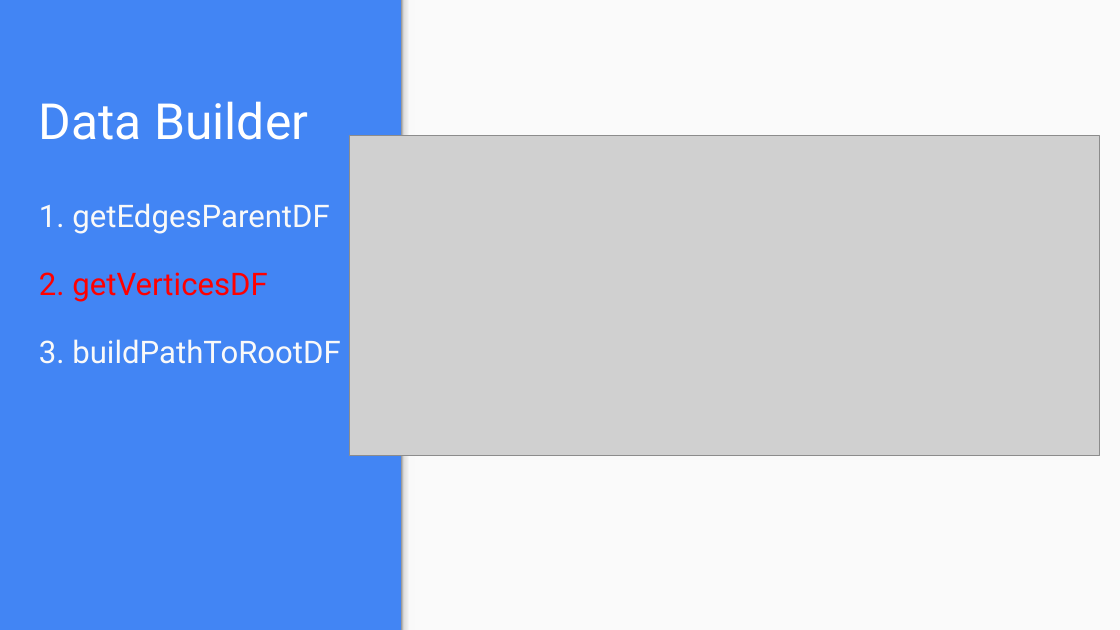
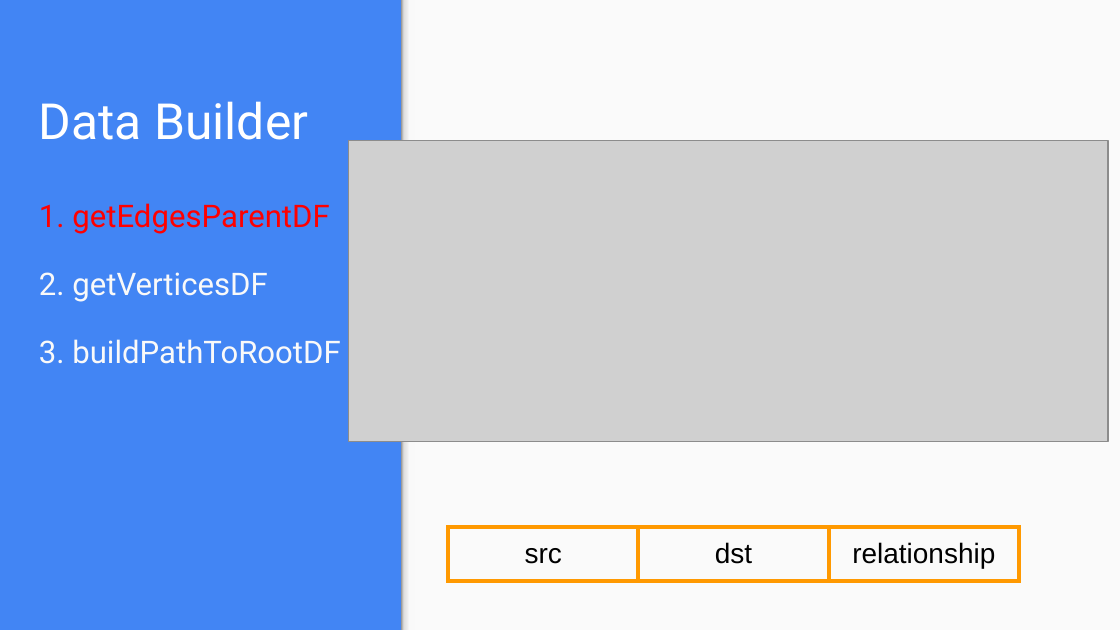
Before and after one commit to Houzl/CSYE7200FinalProject, a slide deck: slide 9 of CSYE7200 Scala Final Presentation Slides.pptx (slide 10 before the commit). Drawn at 1120x630 pixels with LibreOffice and Linux fonts; fonts in the diff are those of the drawing; grey boxes stand for pictures. Boxes give left, top, right and bottom in pixels: in the first picture for what was removed or moved away, otherwise in the second. Text is boxed around its words. In the diff, an @@ line names an element or a change of style, - is before the commit and + after.

```diff
--- a/CSYE7200 Scala Final Presentation Slides.pptx
+++ b/CSYE7200 Scala Final Presentation Slides.pptx
@@ picture: place and size @@
-picture at (349,136,1100,456)
+picture at (348,141,1109,441)
@@ text at (39,203,330,302): text colour #F9F9F9 to #FF0000 in "1. getEdgesParentDF"; text colour #FF0000 to #F9F9F9 in "2. getVerticesDF" @@
@@ table added at (448,528,1019,584), 1 rows, 3 columns @@
+src | dst | relationship
```
Also in this commit, not shown: 17 other slides changed, 1 slide added.
